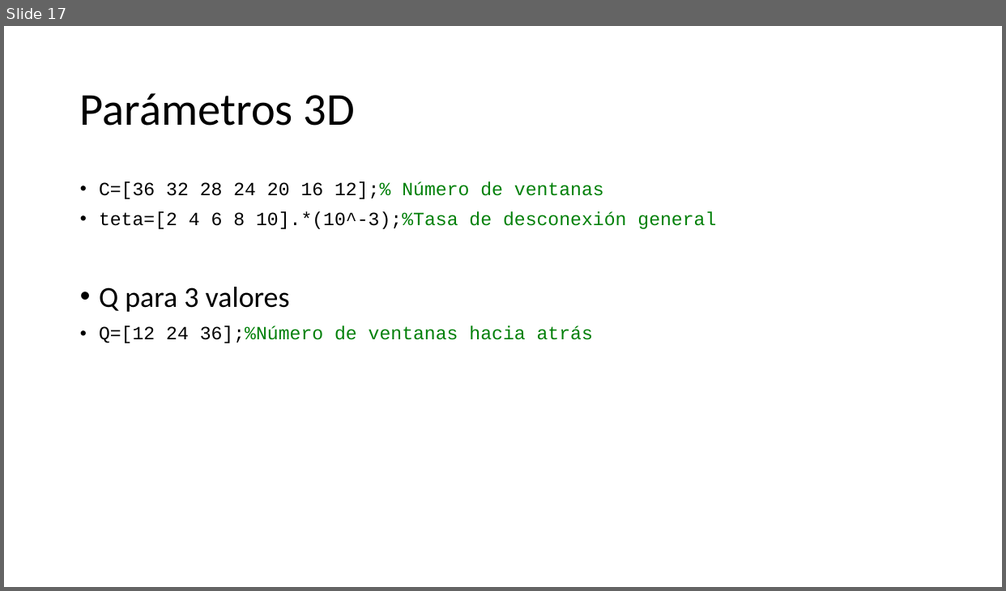
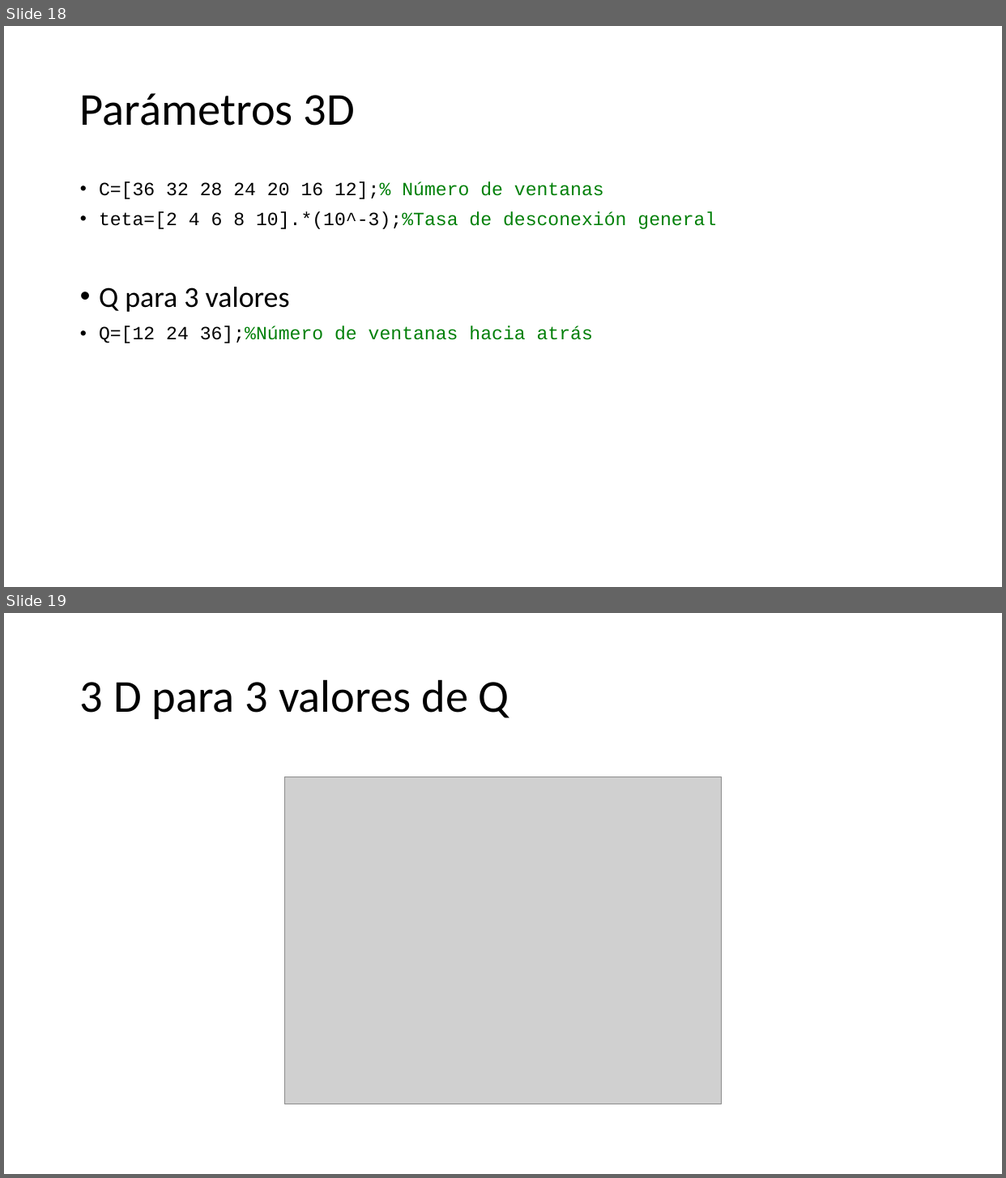
Before and after one commit to Uliskis15/PT, a slide deck: 2023-2/Reportes/ReporteFinal/PresentacionPrototipo.pptx. Shown one above the other, each under a label of ours: slide 17 before the commit, slides 18 and 19 after it. The pictures are 1006x591 and 1006x1178 pixels, drawn with LibreOffice and Linux fonts; fonts in the diff are those of the drawing; grey boxes stand for pictures. Boxes give left, top, right and bottom in pixels: in the first picture for what was removed or moved away, otherwise in the second. Text is boxed around its words. In the diff, an @@ line names an element or a change of style, - is before the commit and + after.

```diff
--- a/2023-2/Reportes/ReporteFinal/PresentacionPrototipo.pptx
+++ b/2023-2/Reportes/ReporteFinal/PresentacionPrototipo.pptx
@@ slide 19 added at bbox=[4, 613, 1002, 1174], background #FFFFFF @@
@@ title added at bbox=[80, 679, 509, 719], 44 pt, text #000000 @@
+3 D para 3 valores de Q
@@ picture added at bbox=[285, 777, 721, 1105] @@
@@ what was slide 17 is now slide 18 @@
```
Also in this commit, not shown: 3 other slides added, 2 slides removed.
